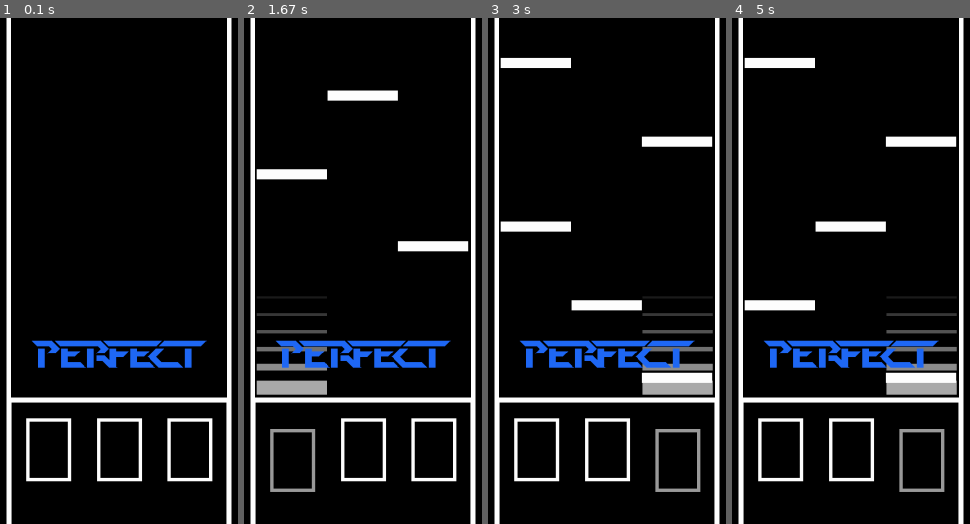
Above: before the commit, frames 1-4 (left to right).
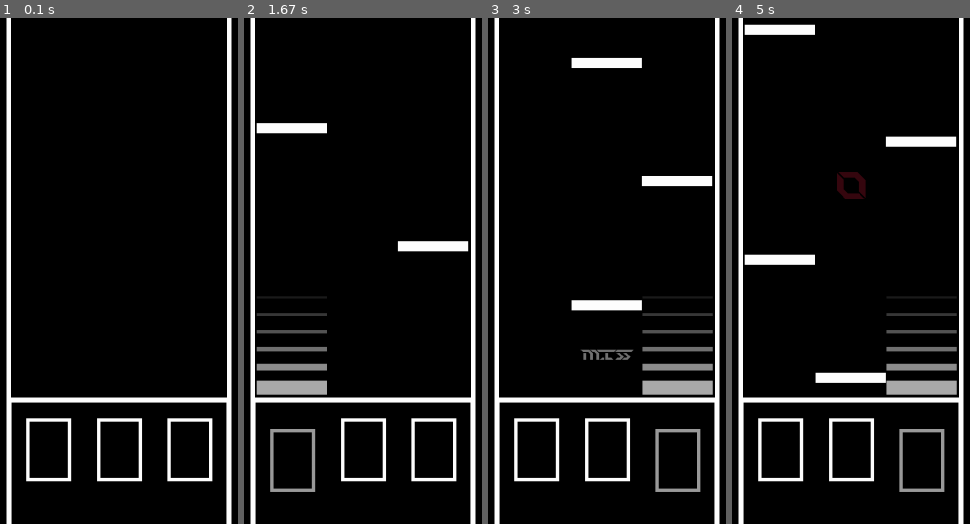
Above: after the commit, the same moments.

Repository: ssw0420/Python_Game
Game: pygame game, started from rhythm_game.py
Same seed, same stepped clock (60 frames per second), same inputs: the game is played once before the commit and once after it.
Inputs:
- Up to frame 1 (0.1 s): no input
- Up to frame 2 (1.67 s): hold D 0.33-0.8 s; hold D 0.83-1.3 s; hold A from 1.33 s (still down)
- Up to frame 3 (3 s): release A at 1.87 s; hold A 2.23-2.63 s; hold D from 2.67 s (still down)
- Up to frame 4 (5 s): release D at 3.3 s; hold S 3.33-3.7 s; hold A 3.73-4.2 s; hold D 4.23-4.7 s; hold D from 4.73 s (still down)

The runs differ from the first frame. In frame 1, 2.4% of the frame differs, in the area x 13-87%, y 63-70%; in frame 2, 4.4%; in frame 3, 6.3%; in frame 4, 7.3%, in the area x 5-95%, y 1-73%.

Commit message:
콤보, 판정 추가
콤보, 판정 추가

Diff:
--- a/rhythm_game.py
+++ b/rhythm_game.py
@@ -17,11 +17,37 @@
 GREEN = (50, 205, 50)
 RED = (246, 36, 74)
 BLUE = (32, 105, 246)
+YELLOW = (242, 182, 80)
+GRAY = (115, 115, 115)
 BLACK = (0, 0, 0)
 # ALPHA_MAX = 255
 
+### note setting
+NOTE = (HEIGHT / 50)
+
 ### time setting
 SPEED = 2
+
+### rating setting
+PERFECT = "PERFECT"
+GREAT = "GREAT"
+GOOD = "GOOD"
+BAD = "BAD"
+MISS = "MISS"
+
+### score setting
+SCORE = 0
+
+### rank setting
+RANK_SS = "S+"
+RANK_S = "S"
+RANK_A = "A"
+RANK_B = "B"
+RANK_C = "C"
+RANK_F = "F"
+
+### life setting
+LIFE = 100
 
 
 class Game:
@@ -29,34 +55,33 @@
     def __init__(self):
         pg.init()
         pg.font.init()
-        pg.mixer.init()
-        pg.display.set_caption(TITLE)
-        self.screen = pg.display.set_mode((WIDTH, HEIGHT))
-        self.screen_mode = 0 #screen mode (0: logo, 1: logo2, 2: main, 3: stage select, 4: play, 5: score)
-        # self.screen_value = [-ALPHA_MAX, 0, 0, 0]       #screen management value
+        pg.mixer.init() # 음악 사용하는 경우
+        pg.display.set_caption(TITLE) # 제목 표시
+        self.screen = pg.display.set_mode((WIDTH, HEIGHT)) # 화면 표시
+        # self.screen_mode = 0 #screen mode (0: logo, 1: logo2, 2: main, 3: stage select, 4: play, 5: score)
+        # # self.screen_value = [-ALPHA_MAX, 0, 0, 0]       #screen management value
         self.clock = pg.time.Clock()        #FPS timer
         self.start_tick = 0     #game timer
         self.running = True     #game initialize Boolean value
-        self.frame = self.clock.get_fps()
+        self.frame = self.clock.get_fps() # 현재 fps
 
         ### note time setting
         self.start_time = time.time()
 
         ### combo setting
         self.combo = 0
-        self.combo_time = time.time()
         self.combo_effect1 = 0
         self.combo_effect2 = 0
         self.last_combo = 0
-        self.rate = "PERFECT"
-        self.perfect = "PERFECT"
-        self.good = "GOOD"
-        self.miss = "MISS"
+        self.rate = ""
+        self.rate_text = ""
+        self.miss_animation = 0
+        self.miss_count = 0
+        self.rate_data = [0, 0, 0]
 
         ### key setting
         self.keys = [0, 0, 0]
         self.keyset = [0, 0, 0]
-        self.spin = 0
 
         ### note setting
         self.note1 = []
@@ -70,7 +95,8 @@
         self.Cpath = os.path.dirname(__file__)
         self.FontPath = os.path.join(self.Cpath,"font")
         self.ingame_font_rate = pg.font.Font(os.path.join(self.FontPath, "pdark.ttf"), int(WIDTH / 23))
-        self.ingame_font_combo = pg.font.Font(os.path.join(self.FontPath, "pdark.ttf"), int(WIDTH / 38) * self.combo_effect2)
+        self.ingame_font_combo = pg.font.Font(os.path.join(self.FontPath, "pdark.ttf"), int(WIDTH / 38))
+        self.ingame_font_miss = pg.font.Font(os.path.join(self.FontPath, "pdark.ttf"), int(WIDTH / 38))
 
 
         # self.song_select = 1    #select song
@@ -82,6 +108,7 @@
 
         while self.playing:
             self.Time = time.time() - self.start_time
+            self.combo_time = self.Time + 1
             self.clock.tick(FPS)
             self.events()
             self.frame_set()
@@ -94,7 +121,7 @@
         if self.frame == 0:
             self.frame = FPS
         self.key_frame_set()
-        # self.rate_frame_set()
+        self.rate_frame_set()
 
 
     def key_frame_set(self):
@@ -102,9 +129,16 @@
         self.keys[1] += (self.keyset[1] - self.keys[1]) / (3 * (FPS / self.frame))
         self.keys[2] += (self.keyset[2] - self.keys[2]) / (3 * (FPS / self.frame))
 
-    # def rate_frame_set(self):
-    #     if self.Time > self.combo.time():
-    #         self.combo
+    def rate_frame_set(self):
+        if self.Time > self.combo_time:
+            self.combo_effect1 += (0 - self.combo_effect1) / (7 * (FPS / self.frame))
+
+        if self.Time < self.combo_time:
+            self.combo_effect1 += (1 - self.combo_effect1) / (7 * (FPS / self.frame))
+
+        self.combo_effect2 += (2 - self.combo_effect2) / (7 *(FPS / self.frame))
+
+        self.miss_animation += (4 - self.miss_animation) / (14 * FPS / self.frame)
 
     def draw(self):
         self.background = pg.Surface((WIDTH, HEIGHT))           #white background
@@ -143,6 +177,7 @@
         pg.draw.rect(self.screen, BLACK, (WIDTH / 2 - WIDTH / 8, (HEIGHT / 12) * 9, WIDTH / 4, HEIGHT /2))
         pg.draw.rect(self.screen, WHITE, (WIDTH / 2 - WIDTH / 8, (HEIGHT / 12) * 9, WIDTH / 4, HEIGHT), int(HEIGHT / 100))
 
+    # 노트의 Y축 좌표 값과 생성 시간을 각 노트별 배열에 추가
     def set_note(self, note):
         if note == 1:
             self.noteY = 0
@@ -158,30 +193,57 @@
             self.note3.append([self.noteY, self.note_time])
 
     def random_create_note(self):
-        if self.Time > 0.2 * self.create_note_time:
+        if self.Time > 0.3 * self.create_note_time: # 노트 생성 주기
             self.create_note_time += 1
             while self.randnote == self.temp_randnote:
                 self.randnote = random.randint(1,3)
-            self.set_note(self.randnote)
+            self.set_note(self.randnote) # 노트 생성
             self.temp_randnote = self.randnote
 
     def draw_note(self):
         for note_data in self.note1:
+            # 노트가 내려오도록 함
             note_data[0] = (HEIGHT / 12) * 9 + (self.Time - note_data[1]) * 350 * SPEED * (HEIGHT / 900)
-            pg.draw.rect(self.screen, WHITE, (WIDTH / 2 - WIDTH / 8.5, note_data[0] - HEIGHT / 100, WIDTH / 12.7, HEIGHT / 50))
-            if note_data[0] > (HEIGHT / 12.2) * 9:
+            # 노트 표현
+            pg.draw.rect(self.screen, WHITE, (WIDTH / 2 - WIDTH / 8.5, note_data[0] - HEIGHT / 100, WIDTH / 12.7, NOTE))
+            # MISS 노트 삭제
+            if note_data[0] > (HEIGHT / 12.1) * 9:
+                self.last_combo = self.combo
+                self.miss_animation = 1
+                self.combo = 0
+                self.combo_effect1 = 0.2
+                self.combo_time = self.Time + 1
+                self.combo_effect2 = 1.3
+                self.rate = MISS
+                self.miss_count += 1
                 self.note1.remove(note_data)
 
         for note_data in self.note2:
             note_data[0] = (HEIGHT / 12) * 9 + (self.Time - note_data[1]) * 350 * SPEED * (HEIGHT / 900)
-            pg.draw.rect(self.screen, WHITE, (WIDTH / 2 - WIDTH / 25.8, note_data[0] - HEIGHT / 100, WIDTH / 12.7, HEIGHT / 50))
-            if note_data[0] > (HEIGHT / 12.2) * 9:
+            pg.draw.rect(self.screen, WHITE, (WIDTH / 2 - WIDTH / 25.8, note_data[0] - HEIGHT / 100, WIDTH / 12.7, NOTE))
+            if note_data[0] > (HEIGHT / 12.1) * 9:
+                self.last_combo = self.combo
+                self.miss_animation = 1
+                self.combo = 0
+                self.combo_effect1 = 0.2
+                self.combo_time = self.Time + 1
+                self.combo_effect2 = 1.3
+                self.rate = MISS
+                self.miss_count += 1
                 self.note2.remove(note_data)
 
         for note_data in self.note3:
             note_data[0] = (HEIGHT / 12) * 9 + (self.Time - note_data[1]) * 350 * SPEED * (HEIGHT / 900)
-            pg.draw.rect(self.screen, WHITE, (WIDTH / 2 + WIDTH / 25.6, note_data[0] - HEIGHT / 100, WIDTH / 12.7, HEIGHT / 50))
-            if note_data[0] > (HEIGHT / 12.2) * 9:
+            pg.draw.rect(self.screen, WHITE, (WIDTH / 2 + WIDTH / 25.6, note_data[0] - HEIGHT / 100, WIDTH / 12.7, NOTE))
+            if note_data[0] > (HEIGHT / 12.1) * 9:
+                self.last_combo = self.combo
+                self.miss_animation = 1
+                self.combo = 0
+                self.combo_effect1 = 0.2
+                self.combo_time = self.Time + 1
+                self.combo_effect2 = 1.3
+                self.rate = MISS
+                self.miss_count += 1
                 self.note3.remove(note_data)
 
     def draw_key(self):
@@ -203,51 +265,94 @@
         # pg.draw.rect(self.screen, (50,50, 50), (WIDTH / 2 + WIDTH / 58, (HEIGHT / 48) * 39 + (HEIGHT / 48) * self.keys[2], WIDTH / 27, HEIGHT / 8), int(HEIGHT / 150))
 
     def draw_rate(self):
-        self.perfect_text = self.ingame_font_rate.render(str(self.perfect), False, BLUE)
-        self.good_text = self.ingame_font_rate.render(str(self.good), False, GREEN)
+        self.ingame_font_combo = pg.font.Font(os.path.join(self.FontPath, "pdark.ttf"), int((WIDTH / 38) * self.combo_effect2))
+        self.ingame_font_miss = pg.font.Font(os.path.join(self.FontPath, "pdark.ttf"), int((WIDTH / 38) * self.miss_animation))
+        self.combo_text = self.ingame_font_combo.render(str(self.combo), False, WHITE)
         self.miss_text = self.ingame_font_rate.render(str(self.last_combo), False, RED)
-        self.rate_text = self.ingame_font_rate.render(str(self.combo), False, WHITE)
+        # self.perfect_text = self.ingame_font_rate.render(str(PERFECT), False, BLUE)
+        # # self.perfect_text = pg.transform.scale(self.perfect_text, (int(WIDTH / 110 * len(self.rate) * self.combo_effect2), int(WIDTH / 58 * self.combo_effect1 * self.combo_effect2)))
+        # self.great_text = self.ingame_font_rate.render(str(GREAT),False, GREEN)
+        # # self.great_text = pg.transform.scale(self.great_text, (int(WIDTH / 110 * len(self.rate) * self.combo_effect2), int(WIDTH / 58 * self.combo_effect1 * self.combo_effect2)))
+        # self.good_text = self.ingame_font_rate.render(str(GOOD), False, YELLOW)
+        # # self.good_text = pg.transform.scale(self.good_text, (int(WIDTH / 110 * len(self.rate) * self.combo_effect2), int(WIDTH / 58 * self.combo_effect1 * self.combo_effect2)))
+        # self.bad_text = self.ingame_font_rate.render(str(BAD), False, RED)
+        # # self.bad_text = pg.transform.scale(self.bad_text, (int(WIDTH / 110 * len(self.rate) * self.combo_effect2), int(WIDTH / 58 * self.combo_effect1 * self.combo_effect2)))
+        # self.miss_text = self.ingame_font_rate.render(str(MISS), False, GRAY)
+        # self.miss_text = pg.transform.scale(self.miss_text, (int(WIDTH / 110 * len(self.rate) * self.combo_effect2), int(WIDTH / 58 * self.combo_effect1 * self.combo_effect2)))
+        self.rate_text = self.ingame_font_rate.render(str(self.rate), False, WHITE)
+        if (self.rate == PERFECT):
+            self.rate_text = self.ingame_font_rate.render(str(PERFECT), False, BLUE)
+            # self.rate_text = pg.transform.scale(self.perfect_text, (int(WIDTH / 110 * len(self.rate) * self.combo_effect2), int(WIDTH / 58 * self.combo_effect1 * self.combo_effect2)))
+        elif (self.rate == GREAT):
+            self.rate_text = self.ingame_font_rate.render(str(GREAT),False, GREEN)
+            # self.rate_text = pg.transform.scale(self.great_text, (int(WIDTH / 110 * len(self.rate) * self.combo_effect2), int(WIDTH / 58 * self.combo_effect1 * self.combo_effect2)))
+        elif (self.rate == GOOD):
+            self.rate_text = self.ingame_font_rate.render(str(GOOD), False, YELLOW)
+            # self.rate_text = pg.transform.scale(self.good_text, (int(WIDTH / 110 * len(self.rate) * self.combo_effect2), int(WIDTH / 58 * self.combo_effect1 * self.combo_effect2)))
+        elif (self.rate == BAD):
+            self.rate_text = self.ingame_font_rate.render(str(BAD), False, RED)
+            # self.rate_text = pg.transform.scale(self.bad_text, (int(WIDTH / 110 * len(self.rate) * self.combo_effect2), int(WIDTH / 58 * self.combo_effect1 * self.combo_effect2)))
+        elif (self.rate == MISS):
+            self.rate_text = self.ingame_font_rate.render(str(MISS), False, GRAY)
+            # self.rate_text = pg.transform.scale(self.miss_text, (int(WIDTH / 110 * len(self.rate) * self.combo_effect2), int(WIDTH / 58 * self.combo_effect1 * self.combo_effect2)))
+        # self.rate_text = pg.transform.scale(self.rate_text, (int(WIDTH / 110 * len(self.rate) * self.combo_effect2), int(WIDTH / 58 * self.combo_effect1 * self.combo_effect2)))
+
+        self.miss_text.set_alpha(255 - (255 / 4) * self.miss_animation)
+        if self.combo != 0:
+            self.screen.blit(self.combo_text, (WIDTH / 2 - self.combo_text.get_width() / 2, (HEIGHT / 12) * 4 - self.combo_text.get_height() / 2))
         self.rate_text = pg.transform.scale(self.rate_text, (int(WIDTH / 110 * len(self.rate) * self.combo_effect2), int(WIDTH / 58 * self.combo_effect1 * self.combo_effect2)))
-
-        self.screen.blit(self.perfect_text, (WIDTH / 2 - self.perfect_text.get_width() / 2, (HEIGHT / 3) * 2 - self.perfect_text.get_height() / 2))
-
-
-
-    # def rating(self, n):
-    #     if abs(self.Time - rate_data[n - 1]) < 2 and abs(self.Time - rate_data[n - 1]) >= 1:
-    #         last_combo = combo
-    #         miss_anim = 1
-    #         combo = 0
-    #         combo_effect = 0.2
-    #         combo_time = self.Time + 1
-    #         combo_effect2 = 1.3
-    #         rate = "WORST"
-    #     if abs(self.Time - rate_data[n - 1]) < 1 and abs(self.Time - rate_data[n - 1]) >= 0.35:
-    #         last_combo = combo
-    #         miss_anim = 1
-    #         combo = 0
-    #         combo_effect = 0.2
-    #         combo_time = self.Time + 1
-    #         combo_effect2 = 1.3
-    #         rate = "BAD"
-    #     if abs(self.Time - rate_data[n - 1]) < 0.35 and abs(self.Time - rate_data[n - 1]) >= 0.07:
-    #         combo_effect = 0.2
-    #         combo_time = self.Time + 1
-    #         combo_effect2 = 1.3
-    #         rate = "GOOD"
-    #         combo += 1
-    #     if abs(self.Time - rate_data[n - 1]) < 0.07 and abs(self.Time - rate_data[n - 1]) >= 0.035:
-    #         combo_effect = 0.2
-    #         combo_time = self.Time + 1
-    #         combo_effect2 = 1.3
-    #         rate = "GREAT"
-    #         combo += 1
-    #     if abs(self.Time - rate_data[n - 1]) < 0.035 and abs(self.Time - rate_data[n - 1]) >= 0:
-    #         combo_effect = 0.2
-    #         combo_time = self.Time + 1
-    #         combo_effect2 = 1.3
-    #         rate = "PERFECT"
-    #         combo += 1
+        if self.miss_count == 1:
+            self.screen.blit(self.miss_text, (WIDTH / 2 - self.miss_text.get_width() / 2, (HEIGHT / 12) * 4 - self.miss_text.get_height() / 2))
+
+        self.screen.blit(self.rate_text, (WIDTH / 2 - self.rate_text.get_width() / 2, (HEIGHT / 12) * 8 - self.rate_text.get_height() / 2))
+
+
+    def rating(self, n):
+        if abs(self.Time - self.rate_data[n - 1]) < 2 and abs(self.Time - self.rate_data[n - 1]) >= 0.7:
+            self.miss_count = 1
+            self.rate = ""
+
+        if abs(self.Time - self.rate_data[n - 1]) < 0.3 and abs(self.Time - self.rate_data[n - 1]) >= 0.2:
+            self.combo_effect1 = 0.2
+            self.combo_time = self.Time + 1
+            self.combo_effect2 = 1.3
+            self.rate = BAD
+            self.miss_count = 0
+            self.combo += 1
+
+
+        if abs(self.Time - self.rate_data[n - 1]) < 0.2 and abs(self.Time - self.rate_data[n - 1]) >= 0.15:
+            self.combo_effect1 = 0.2
+            self.combo_time = self.Time + 1
+            self.combo_effect2 = 1.3
+            self.rate = GOOD
+            self.miss_count = 0
+            self.combo += 1
+
+        if abs(self.Time - self.rate_data[n - 1]) < 0.15 and abs(self.Time - self.rate_data[n - 1]) >= 0.1:
+            self.combo_effect1 = 0.2
+            self.combo_time = self.Time + 1
+            self.combo_effect2 = 1.3
+            self.rate = GREAT
+            self.miss_count = 0
+            self.combo += 1
+
+        if abs(self.Time - self.rate_data[n - 1]) < 0.1 and abs(self.Time - self.rate_data[n - 1]) >= 0:
+            self.combo_effect1 = 0.2
+            self.combo_time = self.Time + 1
+            self.combo_effect2 = 1.3
+            self.rate = PERFECT
+            self.miss_count = 0
+            self.combo += 1
+
+
+    def rating_data(self):
+        if len(self.note1) > 0:
+            self.rate_data[0] = self.note1[0][1]
+        if len(self.note2) > 0:
+            self.rate_data[1] = self.note2[0][1]
+        if len(self.note3) > 0:
+            self.rate_data[2] = self.note3[0][1]
 
 
 
@@ -262,6 +367,7 @@
                 if self.playing:
                     self.playing, self.running = False, False
 
+            # 키 입력
             if event.type == pg.KEYDOWN:
                 if event.key == pg.K_ESCAPE:
                     if self.playing:
@@ -269,17 +375,23 @@
                 if event.key == pg.K_a:
                     self.keyset[0] = 1
                     if len(self.note1) > 0:
-                        if self.note1[0][0] > (HEIGHT / 12) * 9:
+                        self.rating_data()
+                        self.rating(1)
+                        if self.note1[0][0] > (HEIGHT / 15) * 9:
                             del self.note1[0]
                 if event.key == pg.K_s:
                     self.keyset[1] = 1
                     if len(self.note2) > 0:
-                        if self.note2[0][0] > (HEIGHT / 12) * 9:
+                        self.rating_data()
+                        self.rating(2)
+                        if self.note2[0][0] > (HEIGHT / 15) * 9:
                             del self.note2[0]
                 if event.key == pg.K_d:
                     self.keyset[2] = 1
                     if len(self.note3) > 0:
-                        if self.note3[0][0] > (HEIGHT / 12) * 9:
+                        self.rating_data()
+                        self.rating(3)
+                        if self.note3[0][0] > (HEIGHT / 15) * 9:
                             del self.note3[0]
 
             if event.type == pg.KEYUP:
